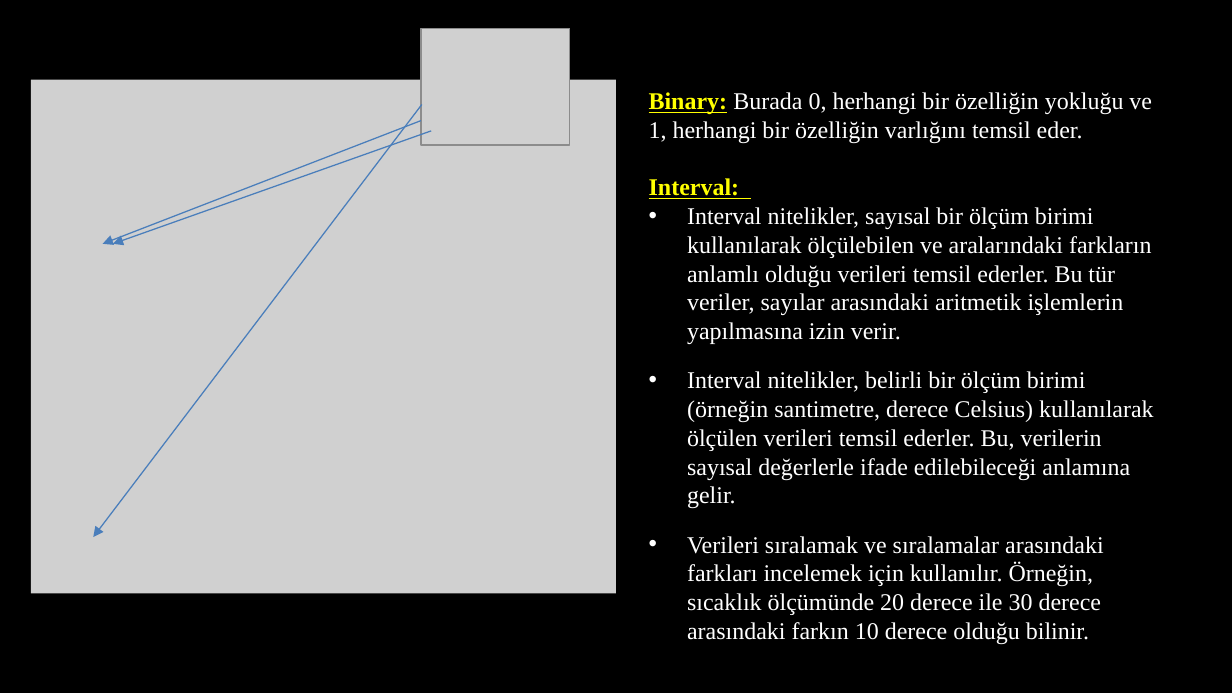
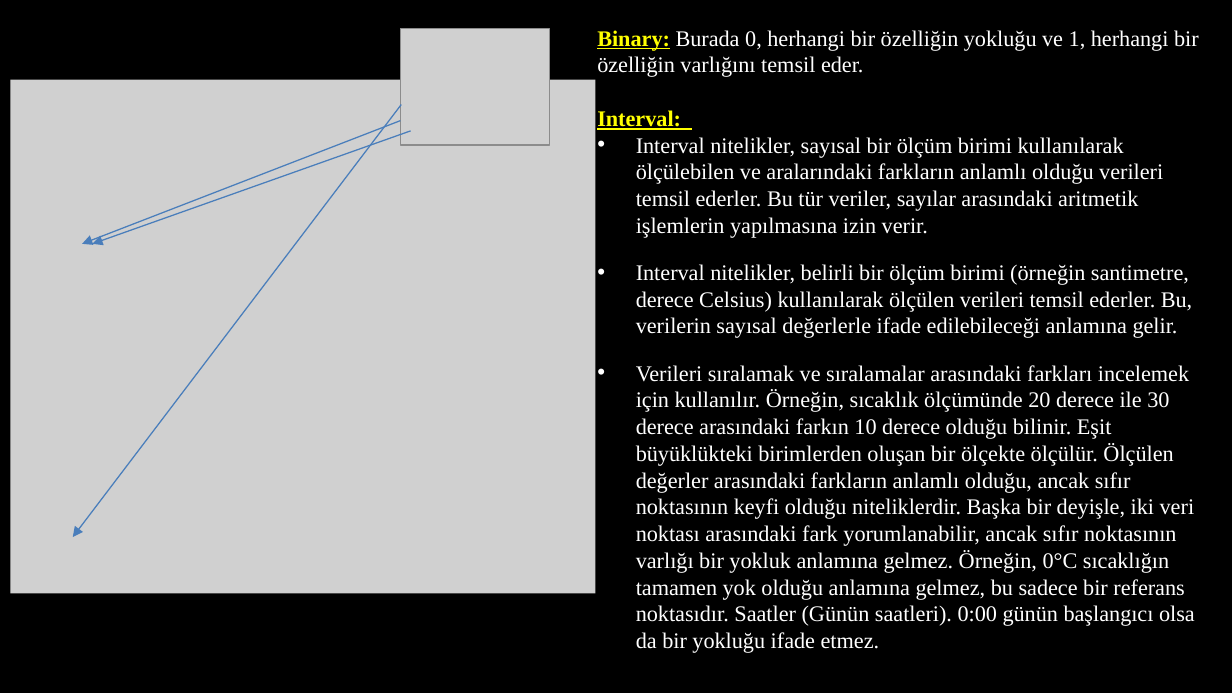
Before and after one commit to akaraci/Makine-Ogrenmesi, a slide deck: slide 11 of Sunular/MÖT-Hafta-2.pptx. Drawn at 1232x693 pixels with LibreOffice and Linux fonts; fonts in the diff are those of the drawing; grey boxes stand for pictures. Boxes give left, top, right and bottom in pixels: in the first picture for what was removed or moved away, otherwise in the second. Text is boxed around its words. In the diff, an @@ line names an element or a change of style, - is before the commit and + after.

```diff
--- a/Sunular/MÖT-Hafta-2.pptx
+++ b/Sunular/MÖT-Hafta-2.pptx
@@ text "Binary: Burada 0, herhangi bir ...": place and size @@
-text "Binary: Burada 0, herhangi bir ..." at [649,92,1153,644]
+text "Binary: Burada 0, herhangi bir ..." at [597,30,1199,653]
@@ text at [597,30,1199,338]: size 14 to 13 pt in "Binary: Burada 0, herhangi bir özelliğin yokluğu ...", "Interval:", "Interval nitelikler, sayısal bir ölçüm birimi kullanılarak ...", "Interval nitelikler, belirli bir ölçüm birimi (örneğin ..." @@
@@ 3 arrows, 2 pictures: place and size @@
-3 arrows, 2 pictures at [31,28,616,594]
+3 arrows, 2 pictures at [10,28,595,594]
@@ text at [636,365,1195,653]: text changed; size 14 to 13 pt @@
-• Verileri sıralamak ve sıralamalar arasındaki farkları incelemek için kullanılır. Örneğin, sıcaklık ölçümünde 20 derece ile 30 derece arasındaki farkın 10 derece olduğu bilinir.
+• Verileri sıralamak ve sıralamalar arasındaki farkları incelemek için kullanılır. Örneğin, sıcaklık ölçümünde 20 derece ile 30 derece arasındaki farkın 10 derece olduğu bilinir. Eşit büyüklükteki birimlerden oluşan bir ölçekte ölçülür. Ölçülen değerler arasındaki farkların anlamlı olduğu, ancak sıfır noktasının keyfi olduğu niteliklerdir. Başka bir deyişle, iki veri noktası arasındaki fark yorumlanabilir, ancak sıfır noktasının varlığı bir yokluk anlamına gelmez. Örneğin, 0°C sıcaklığın tamamen yok olduğu anlamına gelmez, bu sadece bir referans noktasıdır. Saatler (Günün saatleri). 0:00 günün başlangıcı olsa da bir yokluğu ifade etmez.
```
Also in this commit, not shown: 9 other slides changed, 9 slides added, 1 slide removed.
